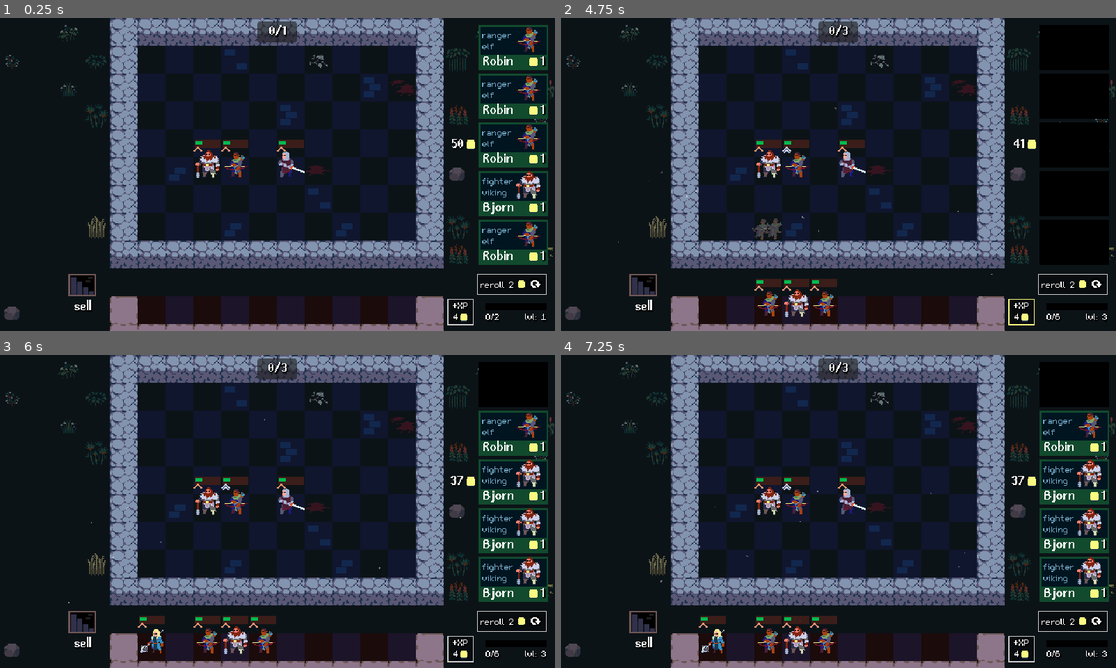
Above: before the commit, frames 1-4 (two rows, left to right).
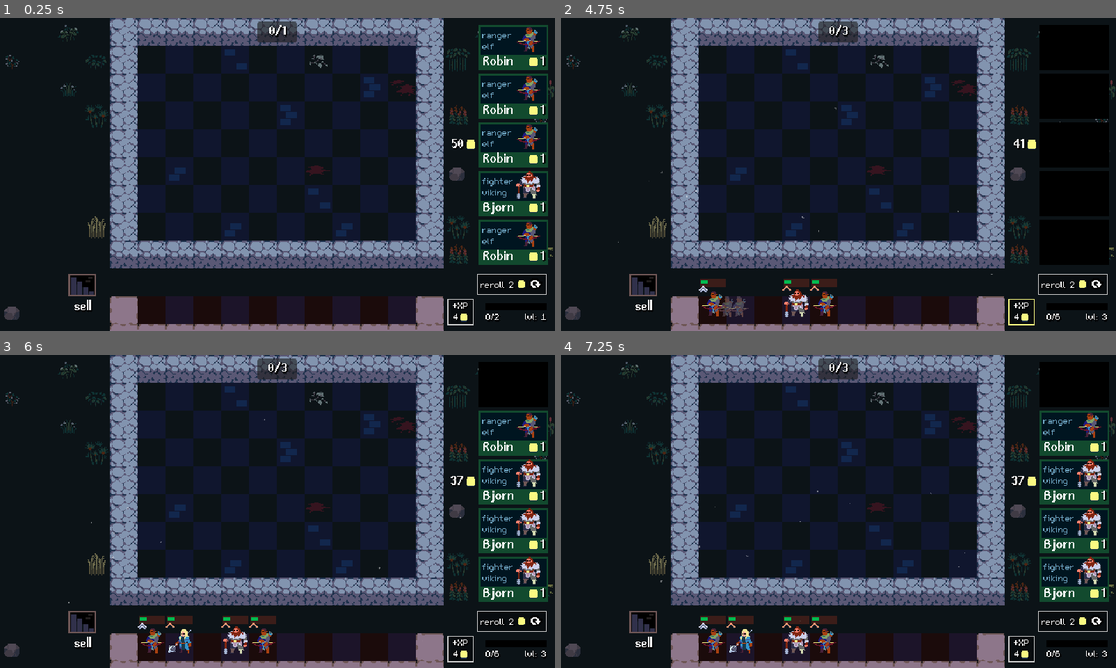
Above: after the commit, the same moments.

Repository: tnargy/AutoBattler
Game: Godot game, scene res://scenes/arena/arena.tscn
Same seed, same stepped clock (60 frames per second), same inputs: the game is played once before the commit and once after it.
Inputs (mouse positions are in pixels of both pictures, inside the frame that each line leads up to):
- Up to frame 1 (0.25 s): no input
- Up to frame 2 (4.75 s): click (1071, 46) at 0.52 s; click (1071, 96) at 1.27 s; click (1071, 146) at 2.02 s; click (1071, 193) at 2.77 s; click (1071, 243) at 3.52 s; click (1021, 312) at 4.25 s
- Up to frame 3 (6 s): click (510, 621) at 5 s; click (510, 383) at 5.75 s
- Up to frame 4 (7.25 s): click (1071, 383) at 6.5 s

The runs differ from the first frame. In frame 1, 0.9% of the frame differs, in the area x 34-55%, y 38-52%; in frame 2, 1.8%, in the area x 24-55%, y 38-96%; in frame 3, 1.7%; in frame 4, 1.7%.

Commit message:
Added music and sound effects. Removed test units.

Diff:
--- a/components/unit_combiner.gd
+++ b/components/unit_combiner.gd
@@ -2,6 +2,7 @@
 extends Node
 
 @export var buffer_timer: Timer
+@export var combine_sound: AudioStream
 
 var queued_updates := 0
 var tween: Tween
@@ -38,6 +39,7 @@
 	unit3.remove_from_group("units")
 	unit2.animations.play_combine_animation(unit1.global_position + Arena.QUARTER_CELL_SIZE)
 	unit3.animations.play_combine_animation(unit1.global_position + Arena.QUARTER_CELL_SIZE)
+	SFXPlayer.play(combine_sound)
 
 
 # Returns a dictionary of units grouped by name and tier where
--- a/components/unit_mover.gd
+++ b/components/unit_mover.gd
@@ -2,6 +2,7 @@
 extends Node
 
 @export var play_areas: Array[PlayArea]
+@export var unit_place_sound: AudioStream
 
 
 func _ready():
@@ -38,6 +39,7 @@
 
 	unit.reset_after_dragging(starting_position)
 	play_areas[i].unit_grid.add_unit(tile, unit)
+	SFXPlayer.play(unit_place_sound)
 
 
 func _move_unit(unit: Unit, play_area: PlayArea, tile: Vector2i):
@@ -80,3 +82,4 @@
 		_move_unit(old_unit, old_area, old_tile)
 
 	_move_unit(unit, new_area, new_tile)
+	SFXPlayer.play(unit_place_sound)
--- a/data/units/bjorn_test.tres
+++ /dev/null
@@ -1,12 +0,0 @@
-[gd_resource type="Resource" script_class="UnitStats" load_steps=2 format=3 uid="uid://cp5u573db0iuf"]
-
-[ext_resource type="Script" path="res://data/units/unit_stats.gd" id="1_2f4wy"]
-
-[resource]
-script = ExtResource("1_2f4wy")
-name = "Bjorn"
-rarity = 0
-gold_cost = 1
-tier = 3
-pool_count = 5
-skin_coordinates = Vector2i(1, 3)
--- a/default_bus_layout.tres
+++ b/default_bus_layout.tres
@@ -5,7 +5,7 @@
 bus/1/solo = false
 bus/1/mute = false
 bus/1/bypass_fx = false
-bus/1/volume_db = 0.0
+bus/1/volume_db = -18.3165
 bus/1/send = &"Master"
 bus/2/name = &"SFX"
 bus/2/solo = false
--- a/scenes/arena/arena.gd
+++ b/scenes/arena/arena.gd
@@ -4,6 +4,8 @@
 const CELL_SIZE := Vector2(32, 32)
 const HALF_CELL_SIZE := Vector2(16, 16)
 const QUARTER_CELL_SIZE := Vector2(8, 8)
+
+@export var arena_music_stream: AudioStream
 
 @onready var unit_mover = $UnitMover
 @onready var unit_spawner = $UnitSpawner
@@ -17,3 +19,5 @@
 	unit_spawner.unit_spawned.connect(sell_portal.setup_unit)
 	unit_spawner.unit_spawned.connect(unit_combiner.queue_unit_combination_update.unbind(1))
 	shop.unit_bought.connect(unit_spawner.spawn_unit)
+
+	MusicPlayer.play(arena_music_stream)
--- a/scenes/arena/arena.tscn
+++ b/scenes/arena/arena.tscn
@@ -3,16 +3,16 @@
 [ext_resource type="Script" path="res://scenes/arena/arena.gd" id="1_agggs"]
 [ext_resource type="TileSet" uid="uid://bk4xsprr46rja" path="res://scenes/arena/tileset.tres" id="1_cqjuv"]
 [ext_resource type="Texture2D" uid="uid://mbxv0ayrsu3d" path="res://assets/sprites/star_particle.png" id="2_hu2x5"]
+[ext_resource type="AudioStream" uid="uid://dwse76yhsgxvm" path="res://assets/music/alexander_ehlers_twists.ogg" id="2_xynfr"]
 [ext_resource type="Script" path="res://components/play_area.gd" id="4_6hm71"]
 [ext_resource type="Script" path="res://components/unit_grid.gd" id="4_fmdr2"]
-[ext_resource type="PackedScene" uid="uid://dr0nb6qdo1tge" path="res://scenes/unit/unit.tscn" id="4_tn6tq"]
 [ext_resource type="Script" path="res://components/tile_highlighter.gd" id="6_nicdw"]
 [ext_resource type="Script" path="res://components/unit_mover.gd" id="8_4a3o7"]
-[ext_resource type="Resource" uid="uid://bkoox2xpvhba2" path="res://data/units/robin.tres" id="8_kitai"]
-[ext_resource type="Resource" uid="uid://c7m57mx3fsot0" path="res://data/units/arthur.tres" id="8_y3s6l"]
+[ext_resource type="AudioStream" uid="uid://xgrsj3clmat0" path="res://assets/sfx/unit_place.ogg" id="11_leqem"]
 [ext_resource type="Script" path="res://components/unit_spawner.gd" id="11_w4bbn"]
 [ext_resource type="Script" path="res://components/unit_combiner.gd" id="12_bhm1x"]
 [ext_resource type="PackedScene" uid="uid://4v01tpqvgxhx" path="res://scenes/sell_portal/sell_portal.tscn" id="12_j3ew7"]
+[ext_resource type="AudioStream" uid="uid://dubwbrp3e8hg3" path="res://assets/sfx/combine.ogg" id="13_iio8r"]
 [ext_resource type="PackedScene" uid="uid://be5xmkfrsy6o0" path="res://scenes/shop/shop.tscn" id="14_xdu5h"]
 [ext_resource type="PackedScene" uid="uid://rh3dw1cljnux" path="res://scenes/team_size_ui/team_size_ui.tscn" id="15_wwwtp"]
 [ext_resource type="Resource" uid="uid://ctb63tovx61rp" path="res://data/player/player_stats.tres" id="16_21v2n"]
@@ -42,6 +42,7 @@
 
 [node name="Arena" type="Node2D"]
 script = ExtResource("1_agggs")
+arena_music_stream = ExtResource("2_xynfr")
 metadata/_edit_lock_ = true
 
 [node name="Visuals" type="Node2D" parent="."]
@@ -111,17 +112,6 @@
 [node name="Highlight" type="TileMapLayer" parent="Bench"]
 tile_set = ExtResource("1_cqjuv")
 
-[node name="Unit" parent="Bench" instance=ExtResource("4_tn6tq")]
-position = Vector2(64, -160)
-
-[node name="Unit2" parent="Bench" instance=ExtResource("4_tn6tq")]
-position = Vector2(96, -160)
-stats = ExtResource("8_kitai")
-
-[node name="Unit3" parent="Bench" instance=ExtResource("4_tn6tq")]
-position = Vector2(160, -160)
-stats = ExtResource("8_y3s6l")
-
 [node name="BenchUnitGrid" type="Node2D" parent="Bench"]
 script = ExtResource("4_fmdr2")
 size = Vector2i(10, 1)
@@ -136,6 +126,7 @@
 [node name="UnitMover" type="Node" parent="." node_paths=PackedStringArray("play_areas")]
 script = ExtResource("8_4a3o7")
 play_areas = [NodePath("../GameArea"), NodePath("../Bench")]
+unit_place_sound = ExtResource("11_leqem")
 
 [node name="UnitSpawner" type="Node" parent="." node_paths=PackedStringArray("game_area", "bench")]
 script = ExtResource("11_w4bbn")
@@ -145,6 +136,7 @@
 [node name="UnitCombiner" type="Node" parent="." node_paths=PackedStringArray("buffer_timer")]
 script = ExtResource("12_bhm1x")
 buffer_timer = NodePath("BufferTimer")
+combine_sound = ExtResource("13_iio8r")
 
 [node name="BufferTimer" type="Timer" parent="UnitCombiner"]
 one_shot = true
--- a/scenes/reroll_button/reroll_button.gd
+++ b/scenes/reroll_button/reroll_button.gd
@@ -2,6 +2,8 @@
 extends Button
 
 @export var player_stats: PlayerStats
+@export var reroll_sound: AudioStream
+
 @onready var hbox_container = $HBoxContainer
 
 
@@ -22,3 +24,4 @@
 
 func _on_pressed():
 	player_stats.gold -= 2
+	SFXPlayer.play(reroll_sound)
--- a/scenes/reroll_button/reroll_button.tscn
+++ b/scenes/reroll_button/reroll_button.tscn
@@ -6,6 +6,7 @@
 [ext_resource type="Script" path="res://scenes/reroll_button/reroll_button.gd" id="4_kmi7d"]
 [ext_resource type="Resource" uid="uid://ctb63tovx61rp" path="res://data/player/player_stats.tres" id="5_1lcsw"]
 [ext_resource type="Texture2D" uid="uid://c4awhqfup7o2k" path="res://assets/sprites/gold.png" id="5_bqgxx"]
+[ext_resource type="AudioStream" uid="uid://cjrjne6mkcml3" path="res://assets/sfx/reroll.ogg" id="6_q8a7r"]
 [ext_resource type="Texture2D" uid="uid://b8ht5o2amn6iw" path="res://assets/sprites/refresh.png" id="6_s3lt6"]
 [ext_resource type="LabelSettings" uid="uid://ddodgvytfc2lv" path="res://assets/small_font.tres" id="6_u5l53"]
 
@@ -19,6 +20,7 @@
 theme_override_styles/normal = ExtResource("3_jjocc")
 script = ExtResource("4_kmi7d")
 player_stats = ExtResource("5_1lcsw")
+reroll_sound = ExtResource("6_q8a7r")
 
 [node name="HBoxContainer" type="HBoxContainer" parent="."]
 layout_mode = 1
--- a/scenes/sell_portal/sell_portal.gd
+++ b/scenes/sell_portal/sell_portal.gd
@@ -3,6 +3,7 @@
 
 @export var unit_pool: UnitPool
 @export var player_stats: PlayerStats
+@export var sell_sound: AudioStream
 
 @onready var outline_highlighter = $OutlineHighlighter
 @onready var gold = %Gold
@@ -41,6 +42,7 @@
 	# Todo: give items back to item pool
 	unit_pool.add_unit(unit.stats)
 	unit.queue_free()
+	SFXPlayer.play(sell_sound)
 
 
 func _on_unit_dropped(_starting_position: Vector2, unit: Unit):
--- a/scenes/sell_portal/sell_portal.tscn
+++ b/scenes/sell_portal/sell_portal.tscn
@@ -6,6 +6,7 @@
 [ext_resource type="Texture2D" uid="uid://b1ro1ssup7dcp" path="res://assets/sprites/tiles.png" id="2_uu0vx"]
 [ext_resource type="Script" path="res://components/outline_highlighter.gd" id="3_lnyy3"]
 [ext_resource type="Resource" uid="uid://ctb63tovx61rp" path="res://data/player/player_stats.tres" id="3_wd6un"]
+[ext_resource type="AudioStream" uid="uid://p1b7rsqtf0cc" path="res://assets/sfx/sell.ogg" id="4_lr22g"]
 [ext_resource type="Texture2D" uid="uid://c4awhqfup7o2k" path="res://assets/sprites/gold.png" id="4_p25t7"]
 
 [sub_resource type="CircleShape2D" id="CircleShape2D_rjsf8"]
@@ -19,6 +20,7 @@
 script = ExtResource("1_6natk")
 unit_pool = ExtResource("2_dqgeh")
 player_stats = ExtResource("3_wd6un")
+sell_sound = ExtResource("4_lr22g")
 
 [node name="Visuals" type="CanvasGroup" parent="."]
 material = ExtResource("1_4tyx8")
--- a/scenes/unit_card/unit_card.gd
+++ b/scenes/unit_card/unit_card.gd
@@ -26,6 +26,7 @@
 		unit_name.text = unit_status.name
 		gold_cost.text = str(unit_status.gold_cost)
 		unit_icon.texture.region.position = Vector2(unit_status.skin_coordinates) * Arena.CELL_SIZE
+@export var buy_sound: AudioStream
 
 @onready var traits = %Traits
 @onready var bottom = %Bottom
@@ -67,6 +68,7 @@
 	empty_placeholder.show()
 	player_stats.gold -= unit_status.gold_cost
 	unit_bought.emit(unit_status)
+	SFXPlayer.play(buy_sound)
 
 
 func _on_mouse_entered():
--- a/scenes/unit_card/unit_card.tscn
+++ b/scenes/unit_card/unit_card.tscn
@@ -6,6 +6,7 @@
 [ext_resource type="Resource" uid="uid://ctb63tovx61rp" path="res://data/player/player_stats.tres" id="2_j04uq"]
 [ext_resource type="Resource" uid="uid://c7m57mx3fsot0" path="res://data/units/arthur.tres" id="3_4wq6o"]
 [ext_resource type="Texture2D" uid="uid://cx1ivjobggp8n" path="res://assets/sprites/rogues.png" id="3_k2q7m"]
+[ext_resource type="AudioStream" uid="uid://05sgyew2ynsi" path="res://assets/sfx/buy.ogg" id="4_16lpr"]
 
 [sub_resource type="LabelSettings" id="LabelSettings_hocta"]
 line_spacing = 0.0
@@ -45,6 +46,7 @@
 script = ExtResource("1_yndfl")
 player_stats = ExtResource("2_j04uq")
 unit_status = ExtResource("3_4wq6o")
+buy_sound = ExtResource("4_16lpr")
 
 [node name="Backdrop" type="ColorRect" parent="."]
 layout_mode = 1
--- a/scenes/xp_button/xp_button.gd
+++ b/scenes/xp_button/xp_button.gd
@@ -2,6 +2,7 @@
 extends Button
 
 @export var player_stats: PlayerStats
+@export var xp_sound: AudioStream
 
 @onready var vbox_container = $VBoxContainer
 
@@ -25,3 +26,4 @@
 func _on_pressed():
 	player_stats.gold -= 4
 	player_stats.xp += 4
+	SFXPlayer.play(xp_sound)
--- a/scenes/xp_button/xp_button.tscn
+++ b/scenes/xp_button/xp_button.tscn
@@ -7,6 +7,7 @@
 [ext_resource type="LabelSettings" uid="uid://ddodgvytfc2lv" path="res://assets/small_font.tres" id="4_ikqei"]
 [ext_resource type="Resource" uid="uid://ctb63tovx61rp" path="res://data/player/player_stats.tres" id="5_kwvly"]
 [ext_resource type="Texture2D" uid="uid://c4awhqfup7o2k" path="res://assets/sprites/gold.png" id="5_r1y58"]
+[ext_resource type="AudioStream" uid="uid://q4db8jmbfdk7" path="res://assets/sfx/xp_buy.ogg" id="6_efxco"]
 
 [node name="XPButton" type="Button"]
 custom_minimum_size = Vector2(30, 30)
@@ -18,6 +19,7 @@
 theme_override_styles/normal = ExtResource("3_7dbc6")
 script = ExtResource("4_7cqun")
 player_stats = ExtResource("5_kwvly")
+xp_sound = ExtResource("6_efxco")
 
 [node name="VBoxContainer" type="VBoxContainer" parent="."]
 layout_mode = 1
Not shown: 1 places in scenes/reroll_button/reroll_button.tscn that only renumber resources
Not shown: 1 places in scenes/sell_portal/sell_portal.tscn that only renumber resources
Not shown: 1 places in scenes/unit_card/unit_card.tscn that only renumber resources
Not shown: 1 places in scenes/xp_button/xp_button.tscn that only renumber resources
